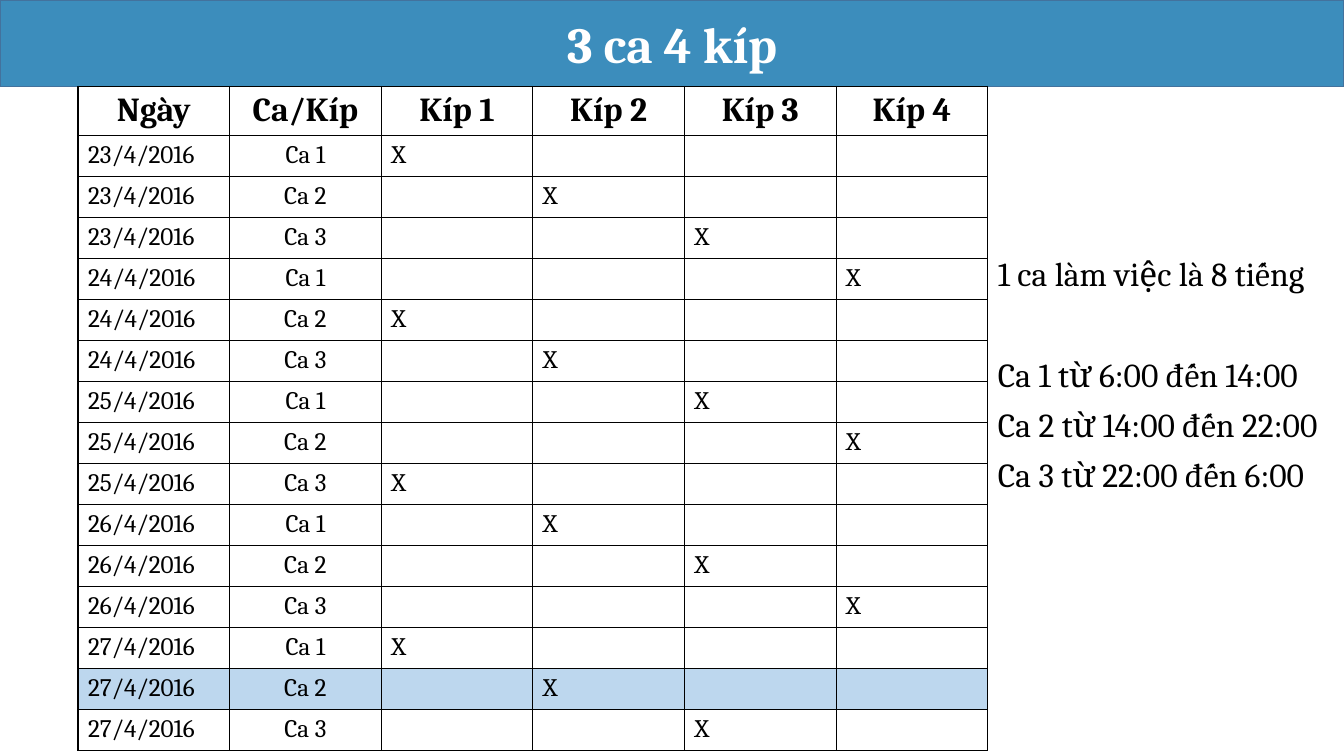
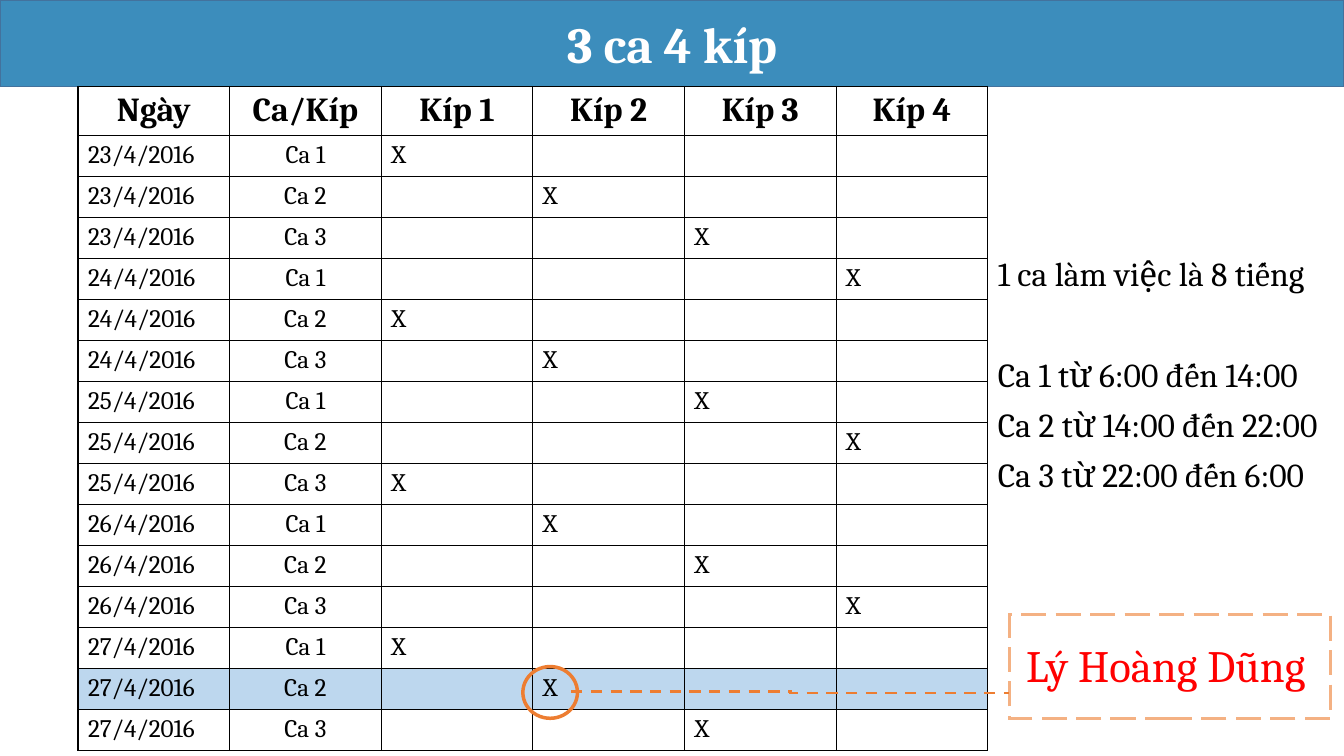
Before and after one commit to haltt051093/IMS-datacenter, a slide deck: slide 33 of Document/Presentation/IMS_20160420_Presentation.pptx (slide 34 before the commit). Drawn at 1344x756 pixels with LibreOffice and Linux fonts; fonts in the diff are those of the drawing. Boxes give left, top, right and bottom in pixels: in the first picture for what was removed or moved away, otherwise in the second. Text is boxed around its words. In the diff, an @@ line names an element or a change of style, - is before the commit and + after.

```diff
--- a/Document/Presentation/IMS_20160420_Presentation.pptx
+++ b/Document/Presentation/IMS_20160420_Presentation.pptx
@@ rectangle added at [1009,615,1331,719], outline #F4B183 2.25 pt dashed @@
@@ text added at [1026,650,1305,692], 32 pt, text #FF0000 @@
+Lý Hoàng Dũng
@@ ellipse added at [523,666,578,718], outline #ED7D31 2.5 pt @@
@@ elbow line added from (572, 692) to (1009, 693), #ED7D31 2 pt dashed @@
```
Also in this commit, not shown: 4 other slides changed, 3 slides added, 2 slides removed, 3 other files.
